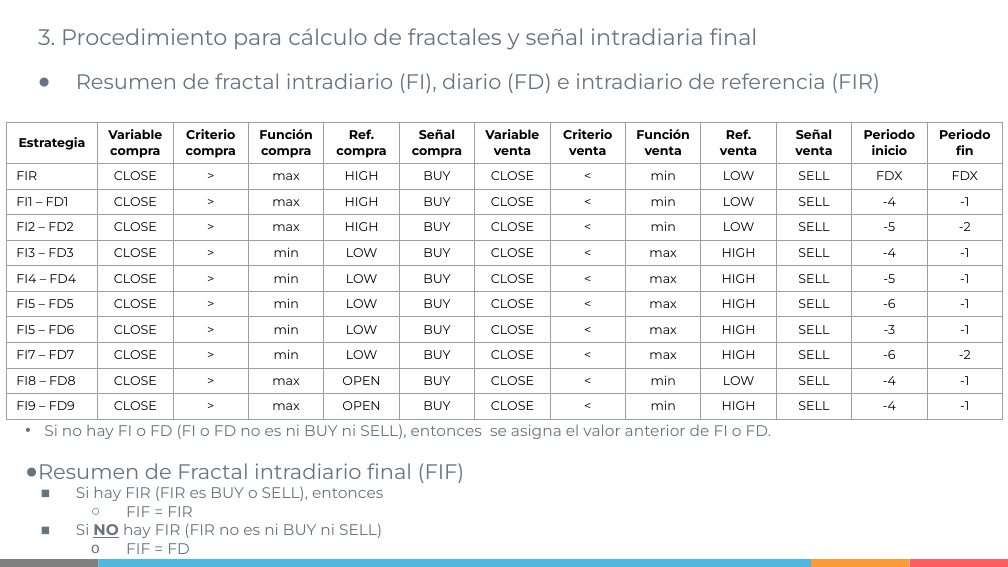
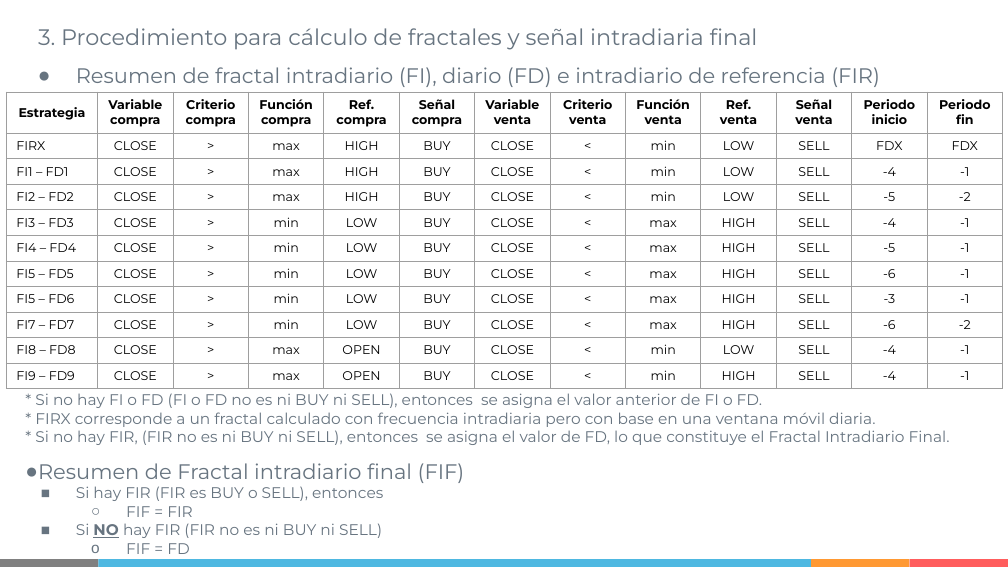
Before and after one commit to IISOS/Swell_2_Optimizacion_estrategias, a slide deck: slide 14 of Presentaciones/Swell - Optimización de estrategias - R2 (19-02-2021).pptx. Drawn at 1008x567 pixels with LibreOffice and Linux fonts; fonts in the diff are those of the drawing. Boxes give left, top, right and bottom in pixels: in the first picture for what was removed or moved away, otherwise in the second. Text is boxed around its words. In the diff, an @@ line names an element or a change of style, - is before the commit and + after.

```diff
--- a/Presentaciones/Swell - Optimización de estrategias - R2 (19-02-2021).pptx
+++ b/Presentaciones/Swell - Optimización de estrategias - R2 (19-02-2021).pptx
@@ text at (38, 67, 880, 483): line spacing 1 to 1.5 @@
@@ table at (6, 92, 1005, 384) @@
-row 2, column 1: FIR
+row 2, column 1: FIRX
@@ table: place and size @@
-table at (6, 123, 1005, 415)
+table at (6, 92, 1005, 384)
@@ text at (35, 393, 950, 445): text changed @@
-• Si no hay FI o FD (FI o FD no es ni BUY ni SELL), entonces se asigna el valor anterior de FI o FD.
+* Si no hay FI o FD (FI o FD no es ni BUY ni SELL), entonces se asigna el valor anterior de FI o FD.
+* FIRX corresponde a un fractal calculado con frecuencia intradiaria pero con base en una ventana móvil diaria.
+* Si no hay FIR, (FIR no es ni BUY ni SELL), entonces se asigna el valor de FD, lo que constituye el Fractal Intradiario Final.
```
Also in this commit, not shown: 3 other files.
